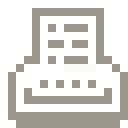
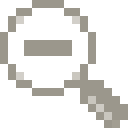
The second 128x128 image is a revision of the first. Changes to its layers:
added layer "zoom_out" above "zoom_in" over (0, 0, 128, 128)
hid "print" over (8, 8, 128, 128)
